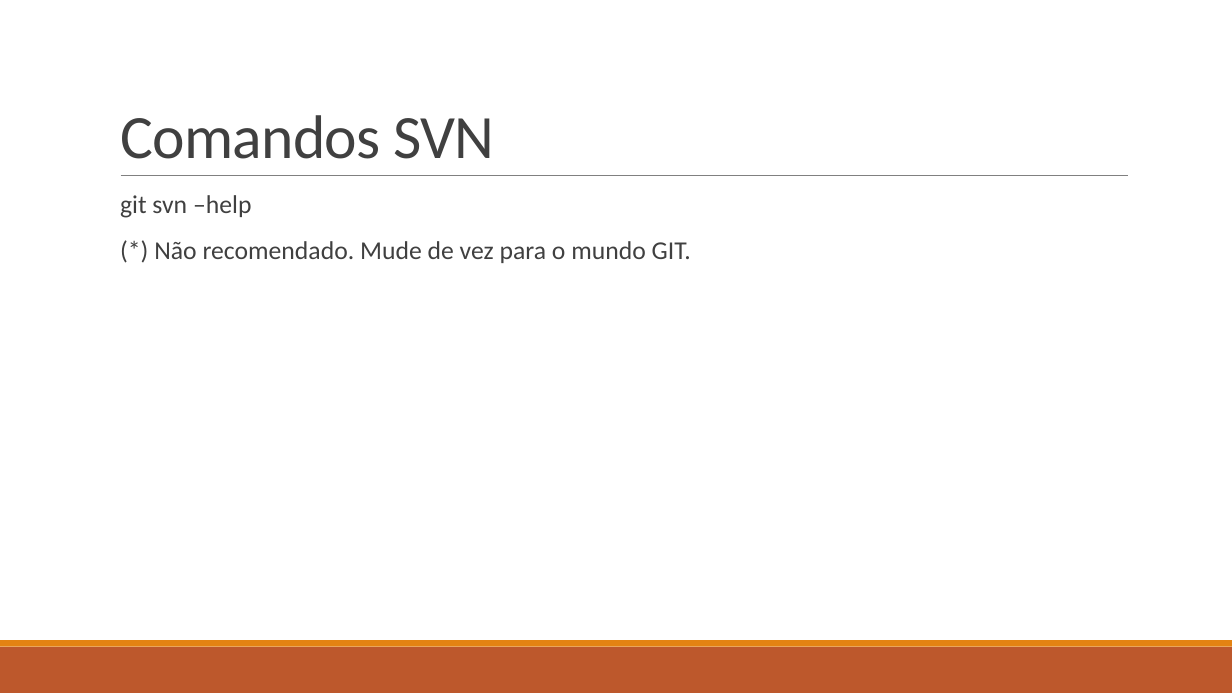
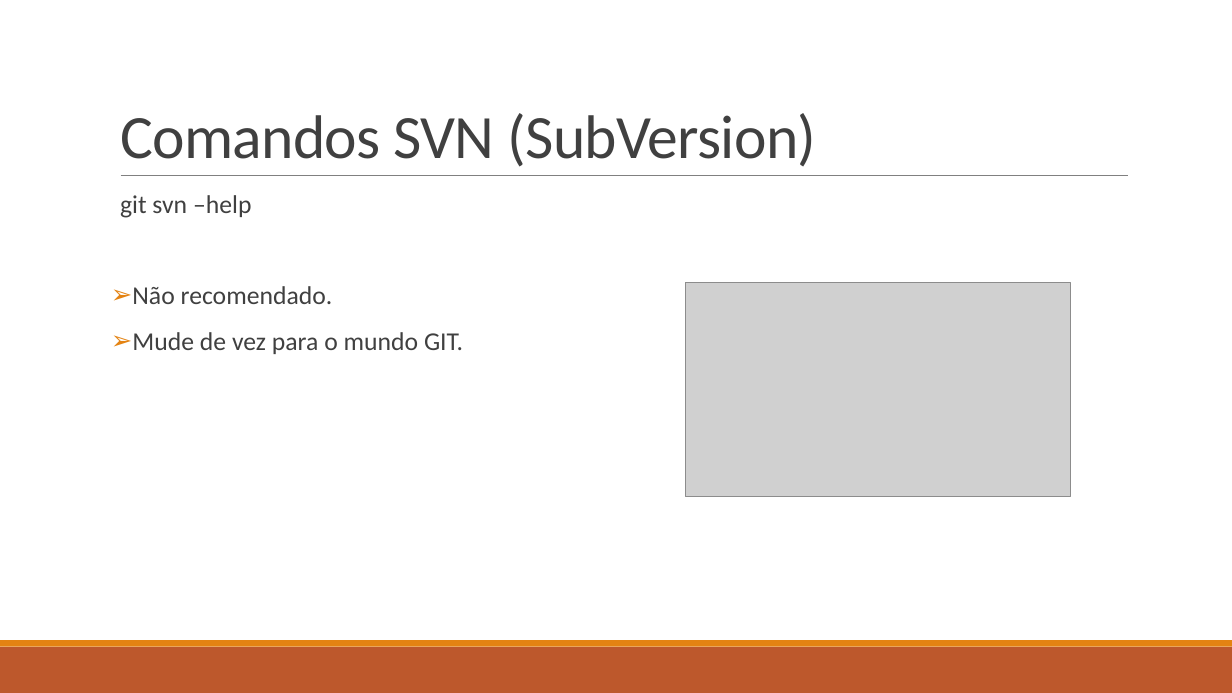
Before and after one commit to ekson73/Docs, a slide deck: slide 26 of Projeto VEK - GIT 4 VEK.pptx (slide 29 before the commit). Drawn at 1232x693 pixels with LibreOffice and Linux fonts; fonts in the diff are those of the drawing; grey boxes stand for pictures. Boxes give left, top, right and bottom in pixels: in the first picture for what was removed or moved away, otherwise in the second. Text is boxed around its words. In the diff, an @@ line names an element or a change of style, - is before the commit and + after.

```diff
--- a/Projeto VEK - GIT 4 VEK.pptx
+++ b/Projeto VEK - GIT 4 VEK.pptx
@@ title at [120,113,816,167]: text changed @@
-Comandos SVN
+Comandos SVN (SubVersion)
@@ text at [132,286,463,354]: text changed @@
-  (*) Não recomendado. Mude de vez para o mundo GIT.
+➢ Não recomendado.
+➢ Mude de vez para o mundo GIT.
@@ picture added at [686,283,1071,496] @@
```
Also in this commit, not shown: 15 other slides changed, 24 slides added, 2 slides removed, 2 other files.
